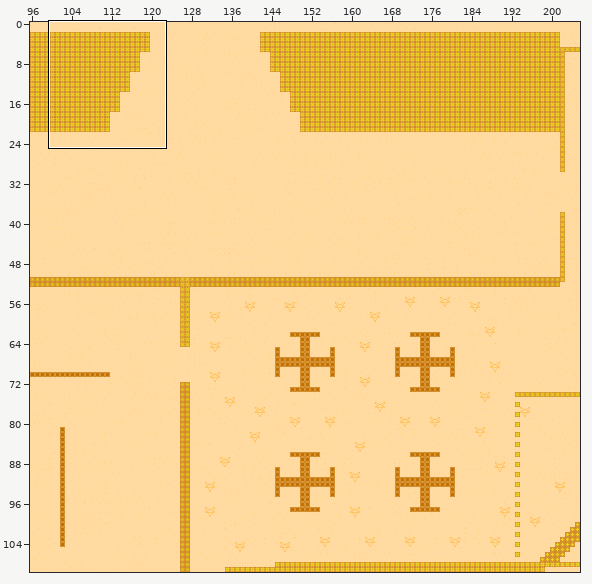
Tiled map -- Assets/Ready/TileMaps/Level_21.tmx. Above, an overview of the earlier version with the close-up marked.
Close-up. First the earlier version:
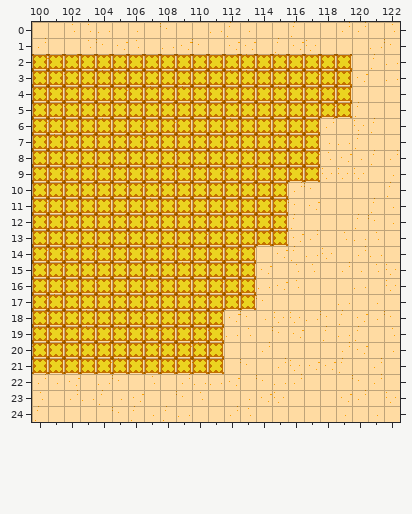
Cells are 16x16 px. Shown: x 100..122, y 0..24. The commit also changed other parts of the map, which this record leaves out.
The same view after the edit:
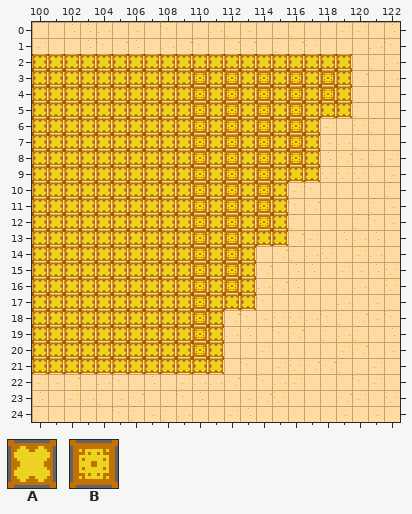
Key: from "2x_tiles": A 66, B 81.
_ is an empty cell.
The edit:
Layer "Walls":
Tile A becomes tile B in rows 3 to 4 at x 110, 112, 114, 116 and 118; in rows 5 to 8 at x 110, 112, 114 and 116; in rows 9 to 12 at x 110, 112 and 114; in rows 13 to 16 at x 110 and 112; in rows 17 to 20 at x 110.
Pixel boxes of the changes (left, top, right, bottom) in both close-ups:
changed: (194, 72, 206, 356)
changed: (226, 72, 238, 292)
changed: (258, 72, 270, 228)
changed: (290, 72, 302, 164)
changed: (322, 72, 334, 100)
